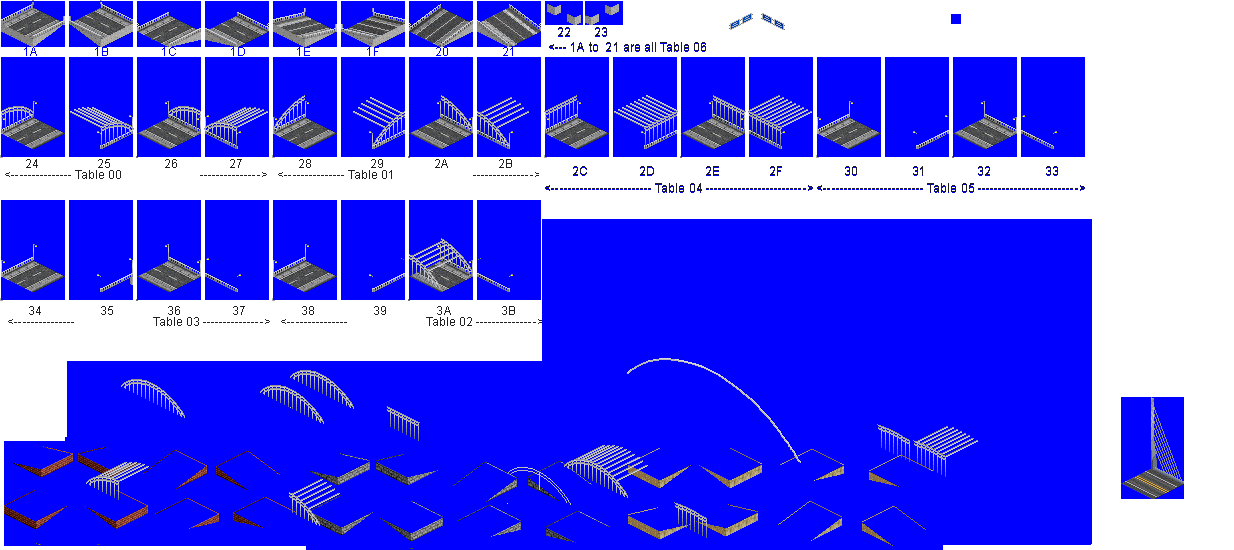
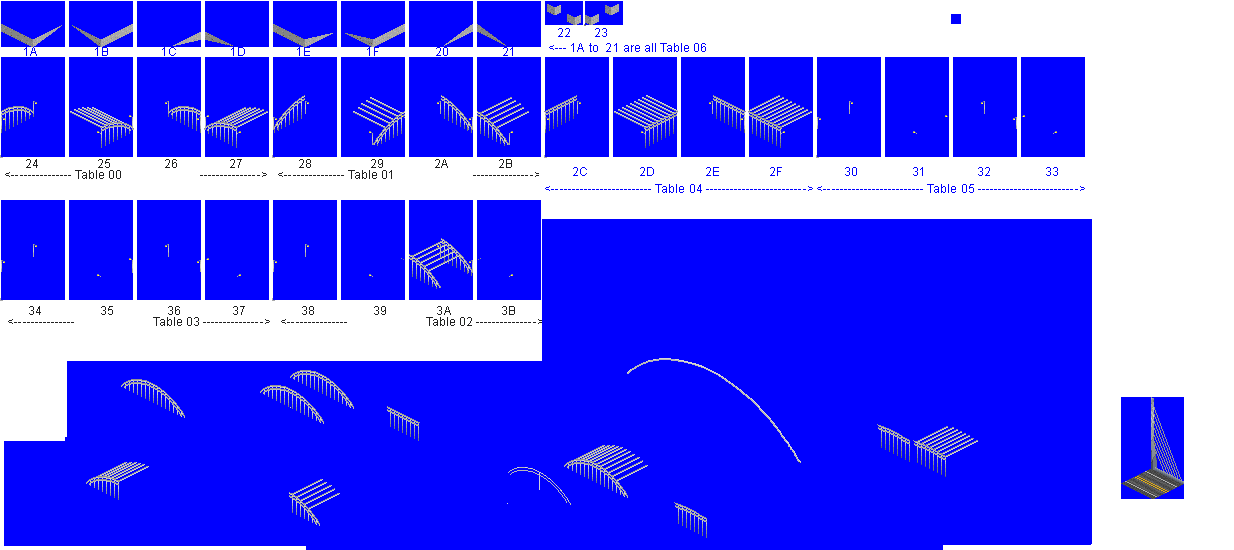
Revision of a layered 1234×550 image; what changed, layer by layer:
hid "road base" over [1, 0, 1085, 549]
